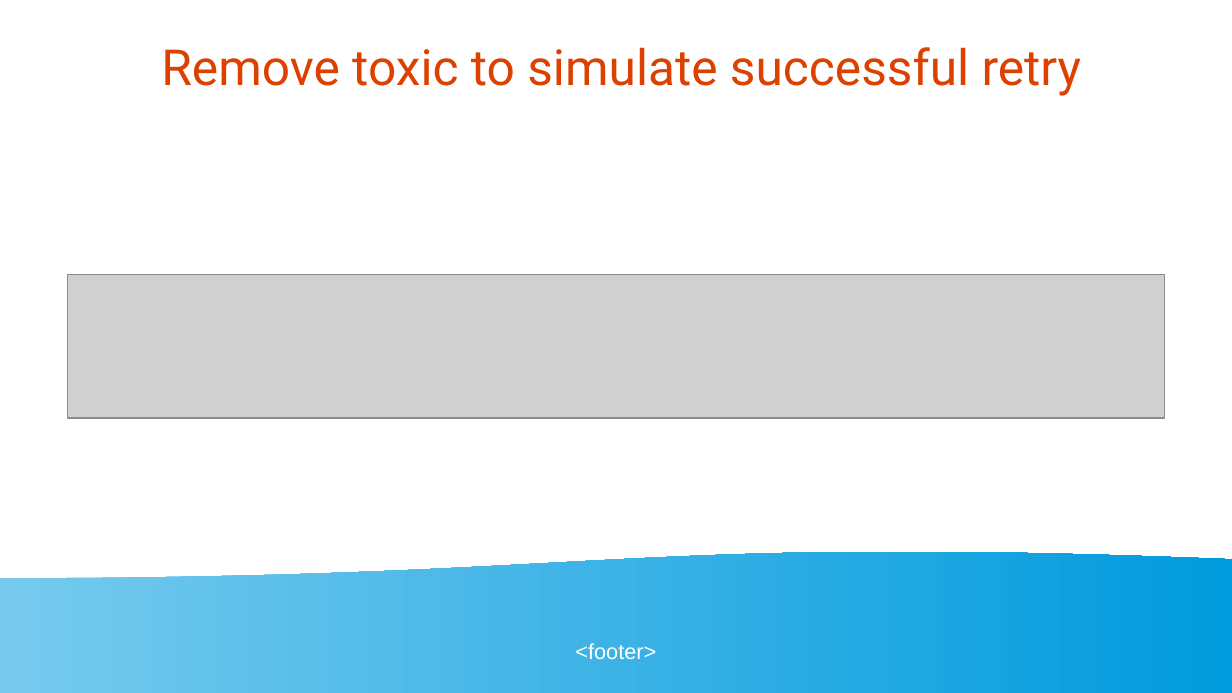
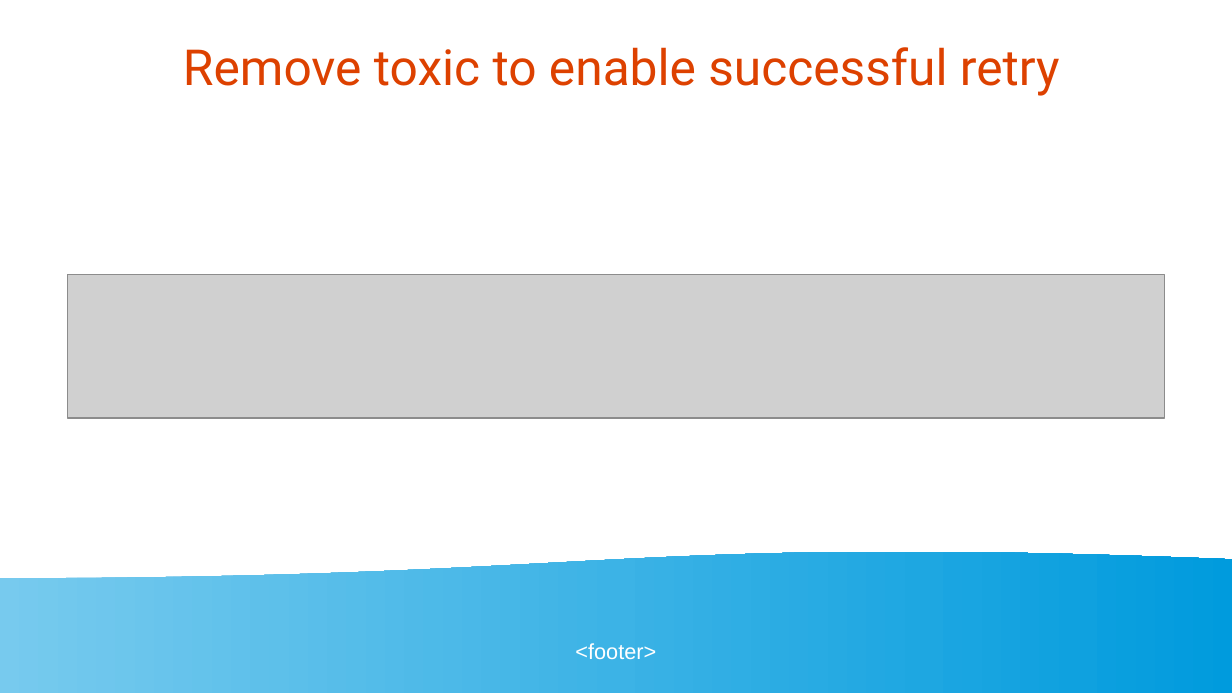
Before and after one commit to golangbot/gophercon-uk-2025-talk, a slide deck: slide 17 of Presentation.odp. Drawn at 1232x693 pixels with LibreOffice and Linux fonts; fonts in the diff are those of the drawing; grey boxes stand for pictures. Boxes give left, top, right and bottom in pixels: in the first picture for what was removed or moved away, otherwise in the second. Text is boxed around its words. In the diff, an @@ line names an element or a change of style, - is before the commit and + after.

```diff
--- a/Presentation.odp
+++ b/Presentation.odp
@@ title at (x1=183, y1=47, x2=1060, y2=96): text changed @@
-Remove toxic to simulate successful retry
+Remove toxic to enable successful retry
```
Also in this commit, not shown: 9 other slides changed, 4 other files.
